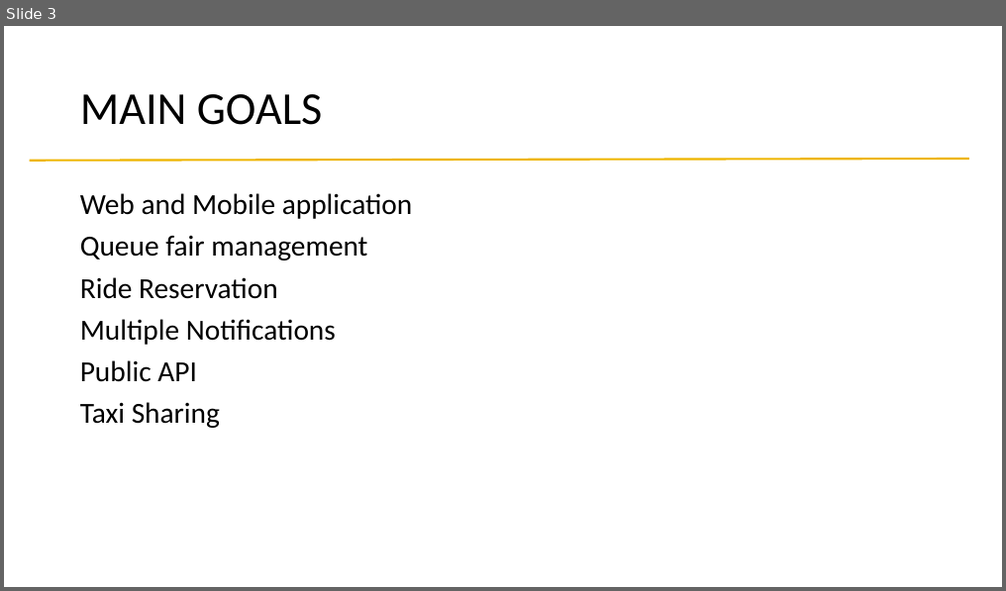
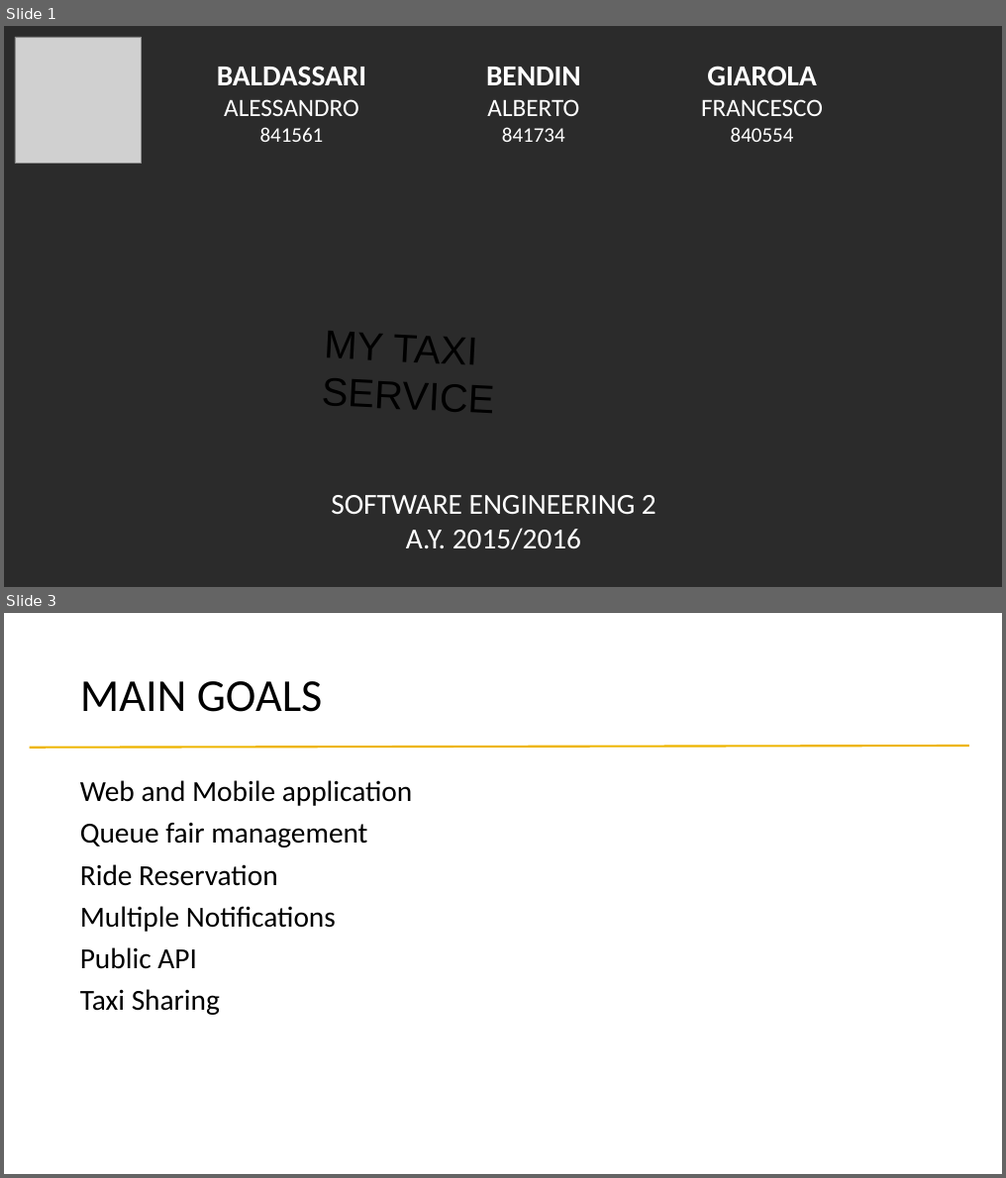
Before and after one commit to alessandrobaldassari/se2-polimi-baldassari-bendin-giarola, a slide deck: Final Presentation/Presentation.pptx. Shown one above the other, each under a label of ours: slide 3 before the commit, slides 1 and 3 after it; the slides between them are not shown. The pictures are 1006x591 and 1006x1178 pixels, drawn with LibreOffice and Linux fonts; fonts in the diff are those of the drawing; grey boxes stand for pictures; background and template pictures are left out; a plain dark background stands for a picture behind light text. Boxes give left, top, right and bottom in pixels: in the first picture for what was removed or moved away, otherwise in the second. Text is boxed around its words. In the diff, an @@ line names an element or a change of style, - is before the commit and + after.

```diff
--- a/Final Presentation/Presentation.pptx
+++ b/Final Presentation/Presentation.pptx
@@ slide 1 added at (x1=4, y1=26, x2=1002, y2=587), background picture (left out) @@
@@ picture added at (x1=15, y1=37, x2=142, y2=164) @@
@@ text added at (x1=217, y1=66, x2=366, y2=116), 28 pt, text #FFFFFF @@
+BALDASSARI
+ALESSANDRO
+841561
@@ text added at (x1=486, y1=67, x2=581, y2=116), 24 pt, text #FFFFFF @@
+BENDIN
+ALBERTO
+841734
@@ text added at (x1=701, y1=66, x2=823, y2=142), 24 pt, text #FFFFFF @@
+GIAROLA
+FRANCESCO
+840554
@@ text added at (x1=321, y1=331, x2=493, y2=413), 38 pt, text #000000 @@
+MY TAXI SERVICE
@@ text added at (x1=331, y1=495, x2=656, y2=551), 28 pt, text #FFFFFF @@
+SOFTWARE ENGINEERING 2
+A.Y. 2015/2016
```
Also in this commit, not shown: 5 slides changed, 6 other slides added, 1 slide removed.
